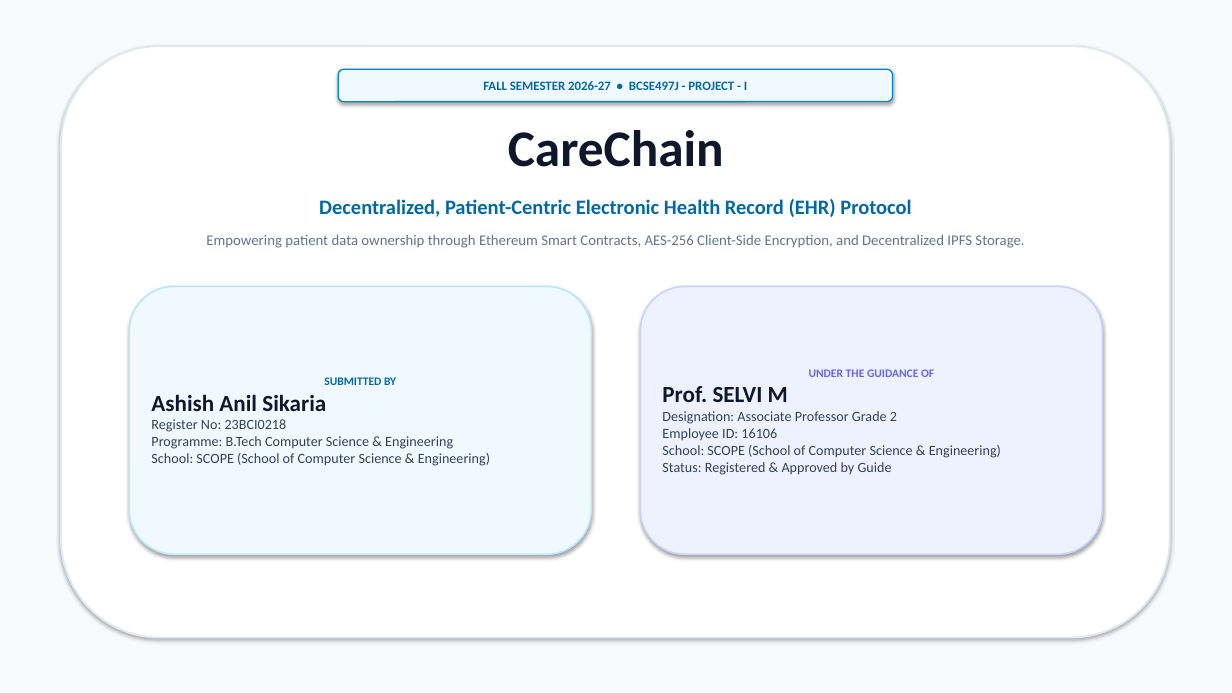
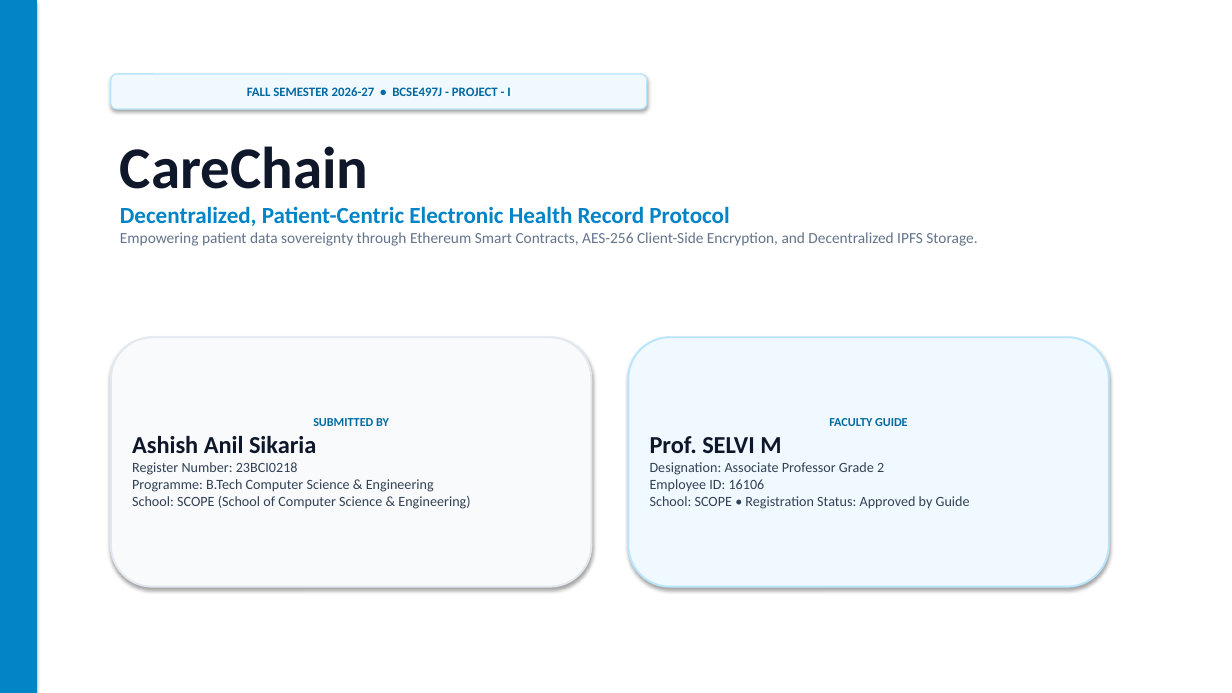
Before and after one commit to ashishanilsikaria/CareChain, a slide deck: slide 1 of docs/presentation/CareChain_Presentation.pptx. Drawn at 1232x693 pixels with LibreOffice and Linux fonts; fonts in the diff are those of the drawing. Boxes give left, top, right and bottom in pixels: in the first picture for what was removed or moved away, otherwise in the second. Text is boxed around its words. In the diff, an @@ line names an element or a change of style, - is before the commit and + after.

Commit message:
refactor(presentation): redesign deck to executive McKinsey/Apple healthtech standard with authentic UN SDG branding

```diff
--- a/docs/presentation/CareChain_Presentation.pptx
+++ b/docs/presentation/CareChain_Presentation.pptx
@@ rectangle at box(0, 0, 1232, 693): fill #F8FAFC to #FFFFFF @@
@@ rectangle added at box(0, 0, 37, 693), fill #0284C7 @@
@@ rounded rectangle removed at box(61, 46, 1170, 638) @@
@@ rounded rectangle "FALL SEMESTER 2026-27 • BCSE497J ...": place and size @@
-rounded rectangle "FALL SEMESTER 2026-27 • BCSE497J ..." at box(338, 69, 893, 102)
+rounded rectangle "FALL SEMESTER 2026-27 • BCSE497J ..." at box(111, 74, 647, 109)
@@ rounded rectangle "FALL SEMESTER 2026-27 • BCSE497J ..." at box(111, 74, 647, 109): outline #0284C7 1 pt to #BAE6FD 1 pt @@
@@ text at box(120, 146, 977, 246): text changed; size 11.5 to 12 pt @@
-Empowering patient data ownership through Ethereum Smart Contracts, AES-256 Client-Side Encryption, and Decentralized IPFS Storage.
+CareChain
+Decentralized, Patient-Centric Electronic Health Record Protocol
+Empowering patient data sovereignty through Ethereum Smart Contracts, AES-256 Client-Side Encryption, and Decentralized IPFS Storage.
@@ text removed at box(508, 130, 724, 167) @@
-CareChain
@@ text removed at box(319, 199, 911, 217) @@
-Decentralized, Patient-Centric Electronic Health Record (EHR) Protocol
@@ rounded rectangle "SUBMITTED BY": place and size @@
-rounded rectangle "SUBMITTED BY" at box(129, 287, 592, 555)
+rounded rectangle "SUBMITTED BY" at box(111, 337, 592, 587)
@@ rounded rectangle "SUBMITTED BY" at box(111, 337, 592, 587): fill #F0F9FF to #F8FAFC; outline #BAE6FD 1.2 pt to #E2E8F0 1.5 pt @@
@@ rounded rectangle "FACULTY GUIDE": place and size @@
-rounded rectangle "FACULTY GUIDE" at box(640, 287, 1103, 555)
+rounded rectangle "FACULTY GUIDE" at box(628, 337, 1109, 587)
@@ rounded rectangle "FACULTY GUIDE" at box(628, 337, 1109, 587): fill #EEF2FF to #F0F9FF; outline #C7D2FE 1.2 pt to #BAE6FD 1.5 pt @@
@@ text in rounded rectangle at box(132, 418, 389, 453): size 9 to 9.5 pt in "SUBMITTED BY"; size 18 to 19 pt in "Ashish Anil Sikaria" @@
@@ text in rounded rectangle at box(829, 418, 908, 426): text changed; size 9 to 9.5 pt; text colour #6366F1 to #0369A1 @@
-UNDER THE GUIDANCE OF
+FACULTY GUIDE
@@ text in rounded rectangle at box(650, 436, 781, 453): size 18 to 19 pt in "Prof. SELVI M" @@
@@ text in rounded rectangle at box(132, 462, 470, 509): text changed @@
-Register No: 23BCI0218
-Programme: B.Tech Computer Science & Engineering
-School: SCOPE (School of Computer Science & Engineering)
+Register Number: 23BCI0218
+Programme: B.Tech Computer Science & Engineering
+School: SCOPE (School of Computer Science & Engineering)
@@ text in rounded rectangle at box(650, 462, 970, 509): text changed @@
-Designation: Associate Professor Grade 2
-Employee ID: 16106
-School: SCOPE (School of Computer Science & Engineering)
-Status: Registered & Approved by Guide
+Designation: Associate Professor Grade 2
+Employee ID: 16106
+School: SCOPE • Registration Status: Approved by Guide
```
Also in this commit, not shown: 9 other slides changed, 2 other files.
